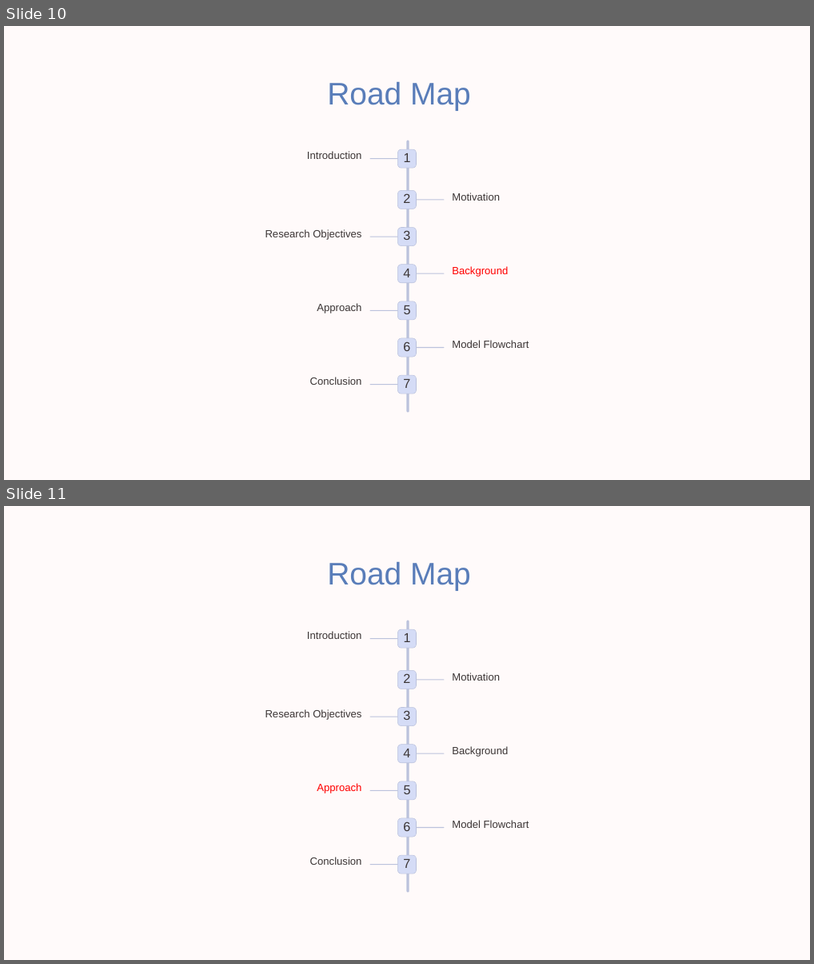
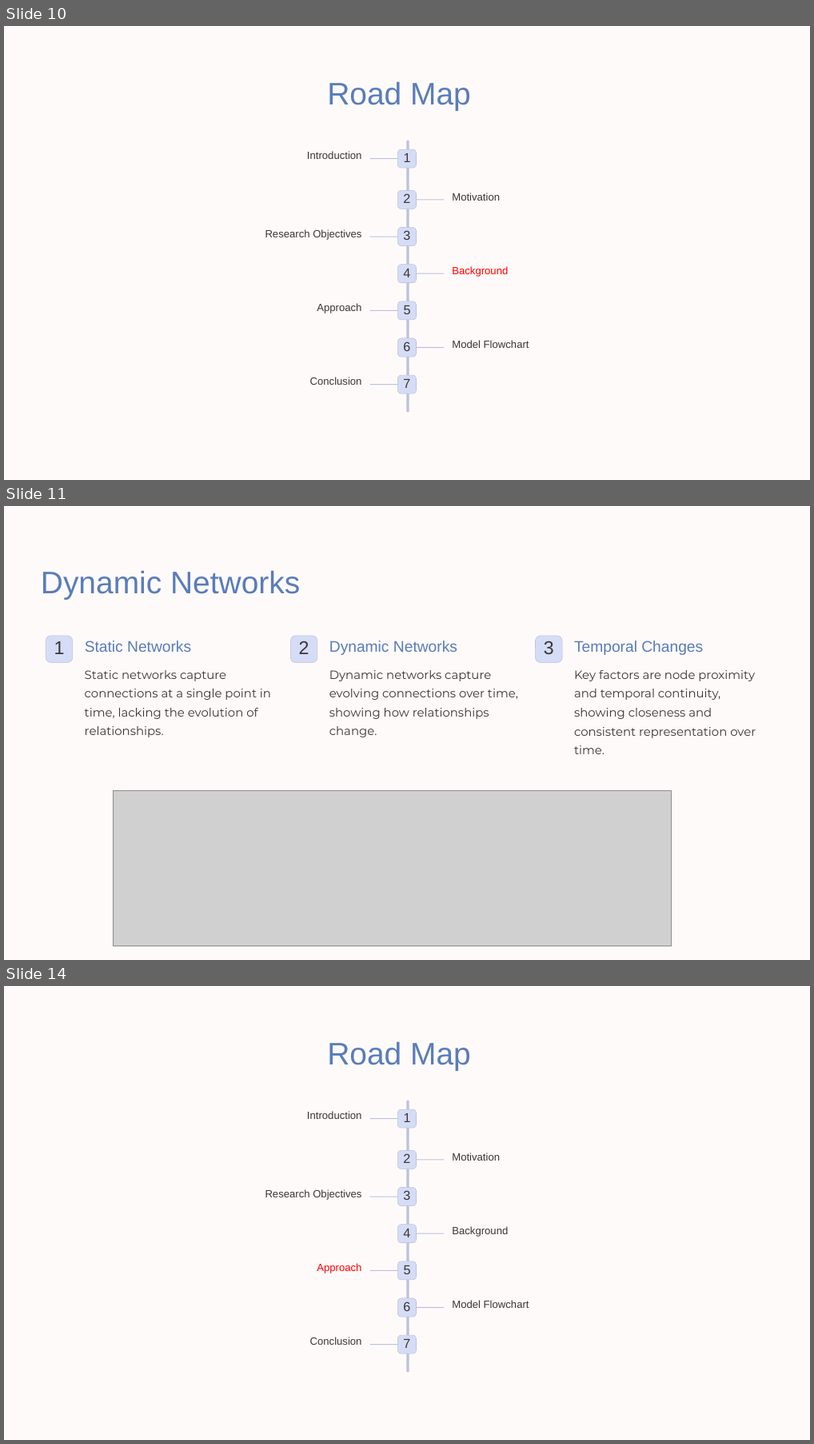
Before and after one commit to AvishayBR/Degree_FinalProject, a slide deck: Project Presentation.pptx. Shown one above the other, each under a label of ours: slides 10 and 11 before the commit, slides 10, 11 and 14 after it; the slides between them are not shown. The pictures are 814x964 and 814x1444 pixels, drawn with LibreOffice and Linux fonts; fonts in the diff are those of the drawing; grey boxes stand for pictures; background and template pictures are left out. Boxes give left, top, right and bottom in pixels: in the first picture for what was removed or moved away, otherwise in the second. Text is boxed around its words. In the diff, an @@ line names an element or a change of style, - is before the commit and + after.

```diff
--- a/Project Presentation.pptx
+++ b/Project Presentation.pptx
@@ slide 11 added at <box>4,506,810,960</box>, background #000000; not listed: 1 template element that a slide beside it also shows @@
@@ text added at <box>41,571,300,600</box>, 44.5 pt, text #597DB9 @@
+Dynamic Networks
@@ rounded rectangle added at <box>46,636,73,662</box>, fill #D5DCF6, outline #BBC2DC 0.6 pt @@
@@ text added at <box>54,641,65,654</box>, 26.5 pt, text #3B3535 @@
+1
@@ text added at <box>85,640,191,652</box>, 22 pt, text #587CB8 @@
+Static Networks
@@ rounded rectangle added at <box>290,636,318,662</box>, fill #D5DCF6, outline #BBC2DC 0.6 pt @@
@@ text added at <box>299,641,310,654</box>, 26.5 pt, text #3B3535 @@
+2
@@ text added at <box>330,640,458,655</box>, 22 pt, text #587CB8 @@
+Dynamic Networks
@@ rounded rectangle added at <box>536,636,562,662</box>, fill #D5DCF6, outline #BBC2DC 0.6 pt @@
@@ text added at <box>544,641,554,654</box>, 26.5 pt, text #3B3535 @@
+3
@@ text added at <box>574,640,703,655</box>, 22 pt, text #587CB8 @@
+Temporal Changes
@@ text added at <box>85,670,271,737</box>, 17 pt, text #3B3535 @@
+Static networks capture connections at a single point in time, lacking the evolution of relationships.
@@ text added at <box>330,670,518,737</box>, 17 pt, text #3B3535 @@
+Dynamic networks capture evolving connections over time, showing how relationships change.
@@ text added at <box>574,670,756,754</box>, 17 pt, text #3B3535 @@
+Key factors are node proximity and temporal continuity, showing closeness and consistent representation over time.
@@ picture added at <box>113,790,671,945</box> @@
@@ what was slide 11 is now slide 14 @@
```
Also in this commit, not shown: 2 slides changed, 3 other slides added, 14 slides removed.
